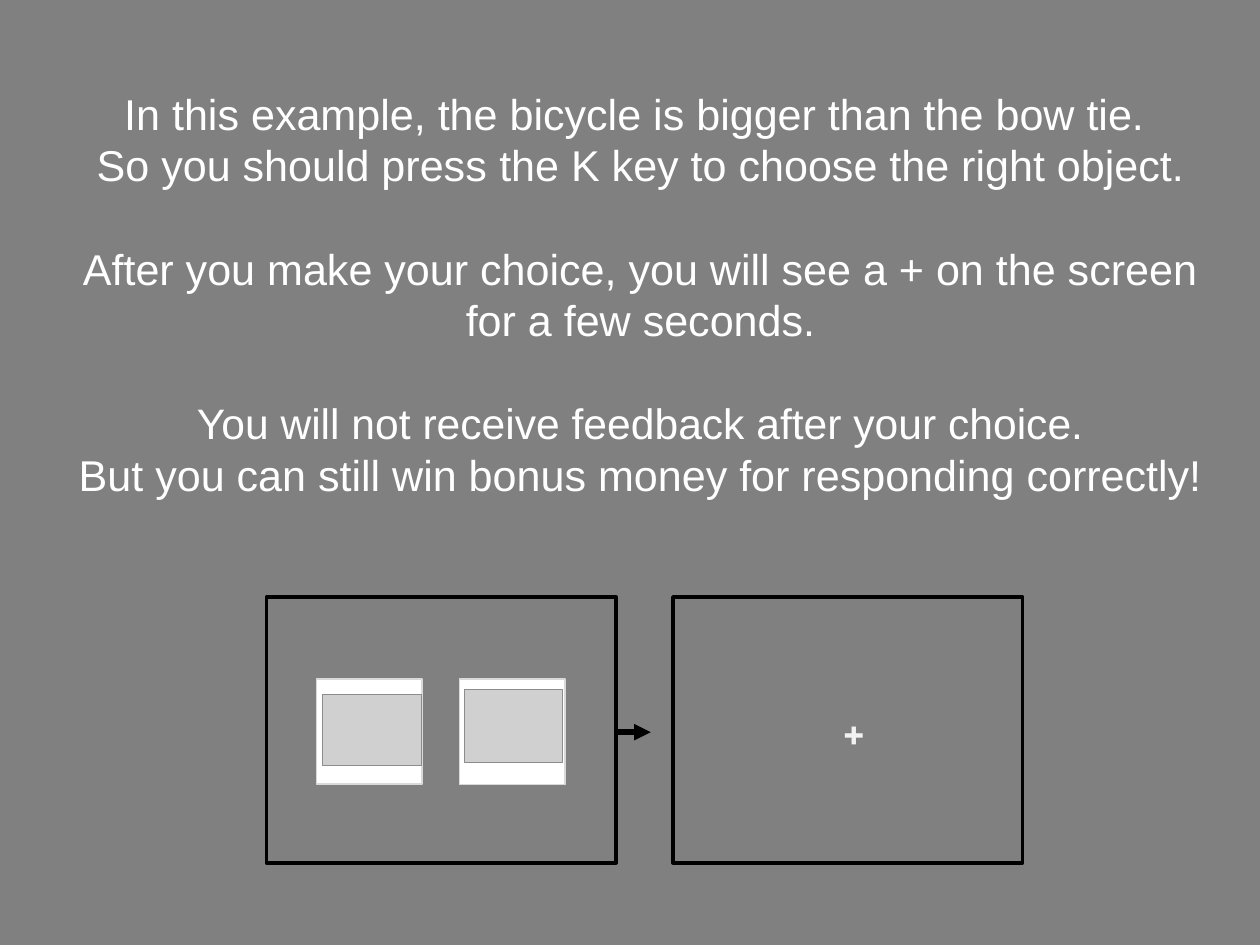
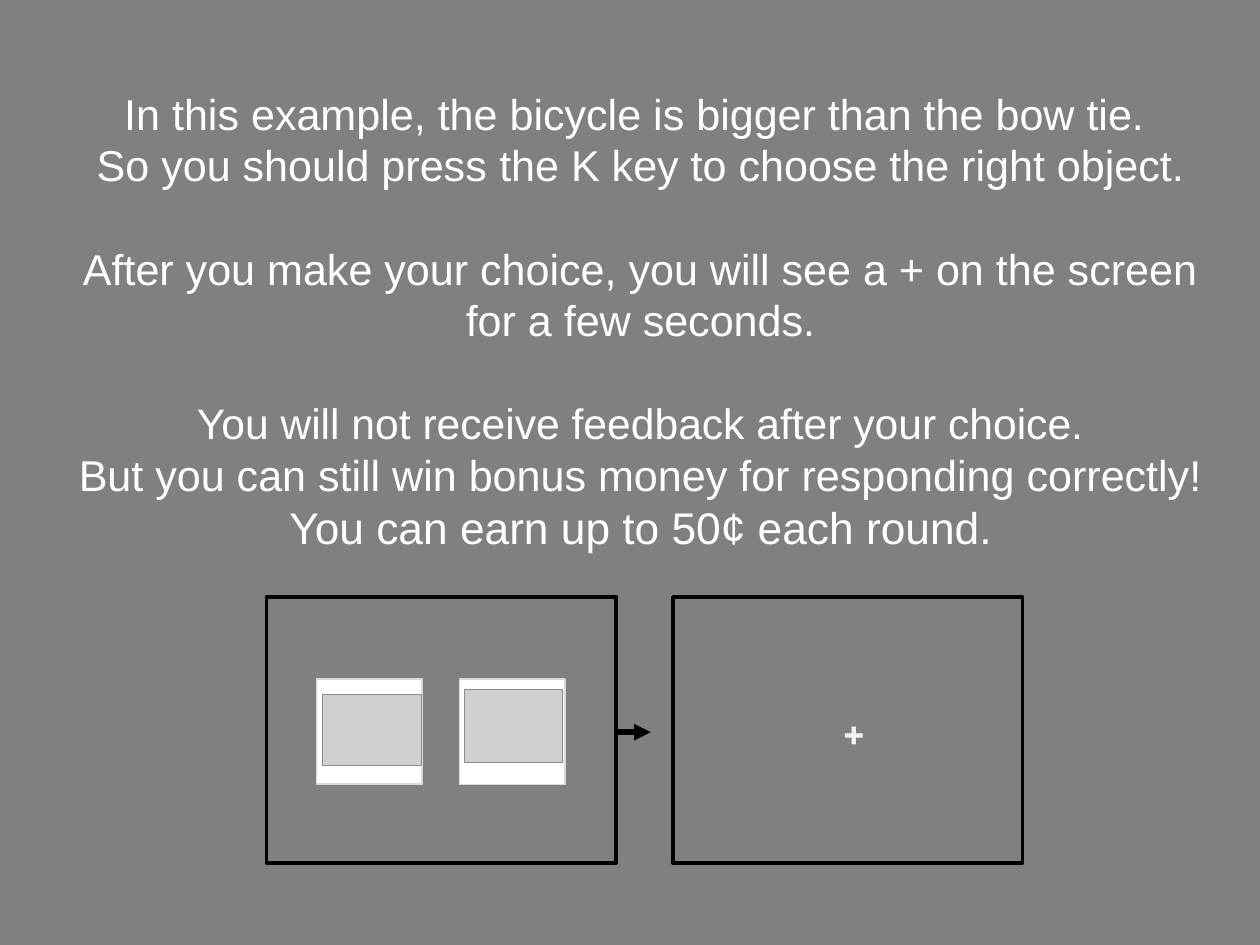
Before and after one commit to NatalieBiderman/Categories_fMRI_MTurk, a slide deck: slide 44 of static/Tools/fMRIDirections.pptx. Drawn at 1260x945 pixels with LibreOffice and Linux fonts; fonts in the diff are those of the drawing; grey boxes stand for pictures. Boxes give left, top, right and bottom in pixels: in the first picture for what was removed or moved away, otherwise in the second. Text is boxed around its words. In the diff, an @@ line names an element or a change of style, - is before the commit and + after.

```diff
--- a/static/Tools/fMRIDirections.pptx
+++ b/static/Tools/fMRIDirections.pptx
@@ subtitle at [79, 460, 1202, 552]: text changed @@
-But you can still win bonus money for responding correctly!
+But you can still win bonus money for responding correctly! You can earn up to 50¢ each round.
```
Also in this commit, not shown: 7 other slides changed, 18 other files.
